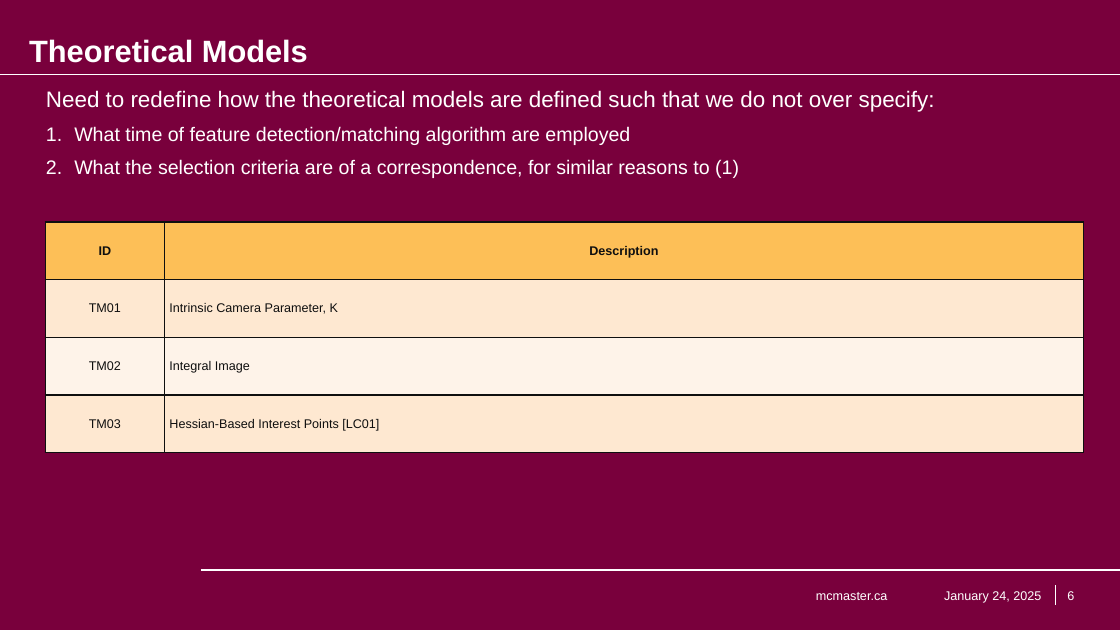
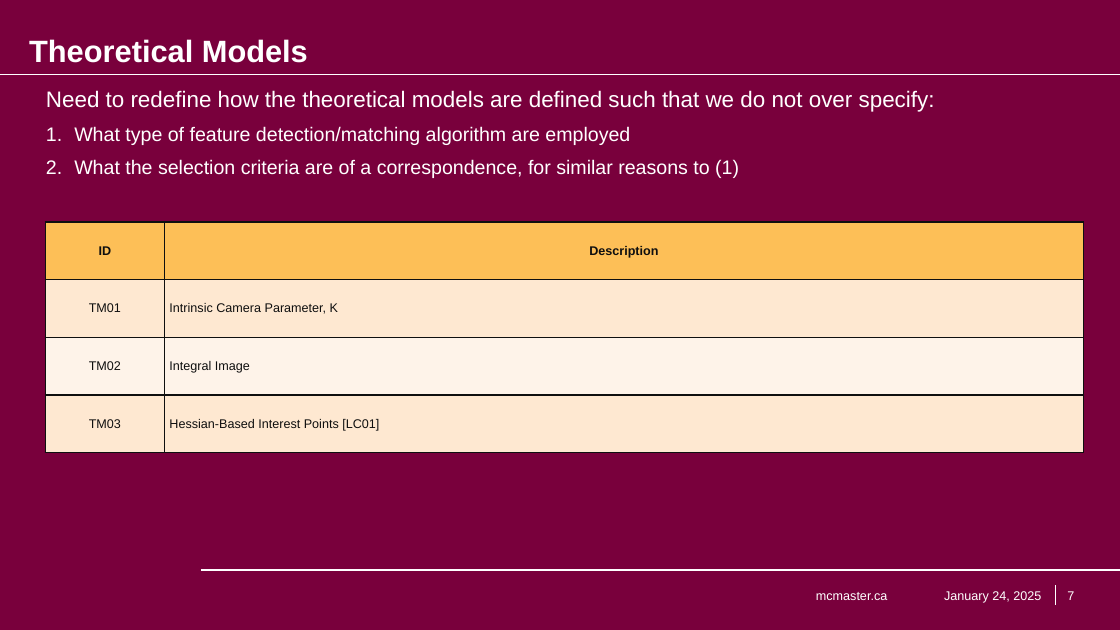
Before and after one commit to KiranSingh15/CAS-741-Image-Correspondences, a slide deck: slide 7 of docs/Presentations/SRS_Presentation/Kiran Singh - SRS Presentation - Image Feature Correspondences.pptx (slide 6 before the commit). Drawn at 1120x630 pixels with LibreOffice and Linux fonts; fonts in the diff are those of the drawing; background and template pictures are left out. Boxes give left, top, right and bottom in pixels: in the first picture for what was removed or moved away, otherwise in the second. Text is boxed around its words. In the diff, an @@ line names an element or a change of style, - is before the commit and + after.

```diff
--- a/docs/Presentations/SRS_Presentation/Kiran Singh - SRS Presentation - Image Feature Correspondences.pptx
+++ b/docs/Presentations/SRS_Presentation/Kiran Singh - SRS Presentation - Image Feature Correspondences.pptx
@@ text at box(74, 126, 630, 145): text changed @@
-1. What time of feature detection/matching algorithm are employed
+1. What type of feature detection/matching algorithm are employed
@@ page number at box(1067, 591, 1074, 600): text changed @@
-6
+7
```
Also in this commit, not shown: 11 other slides changed, 1 slide added.
